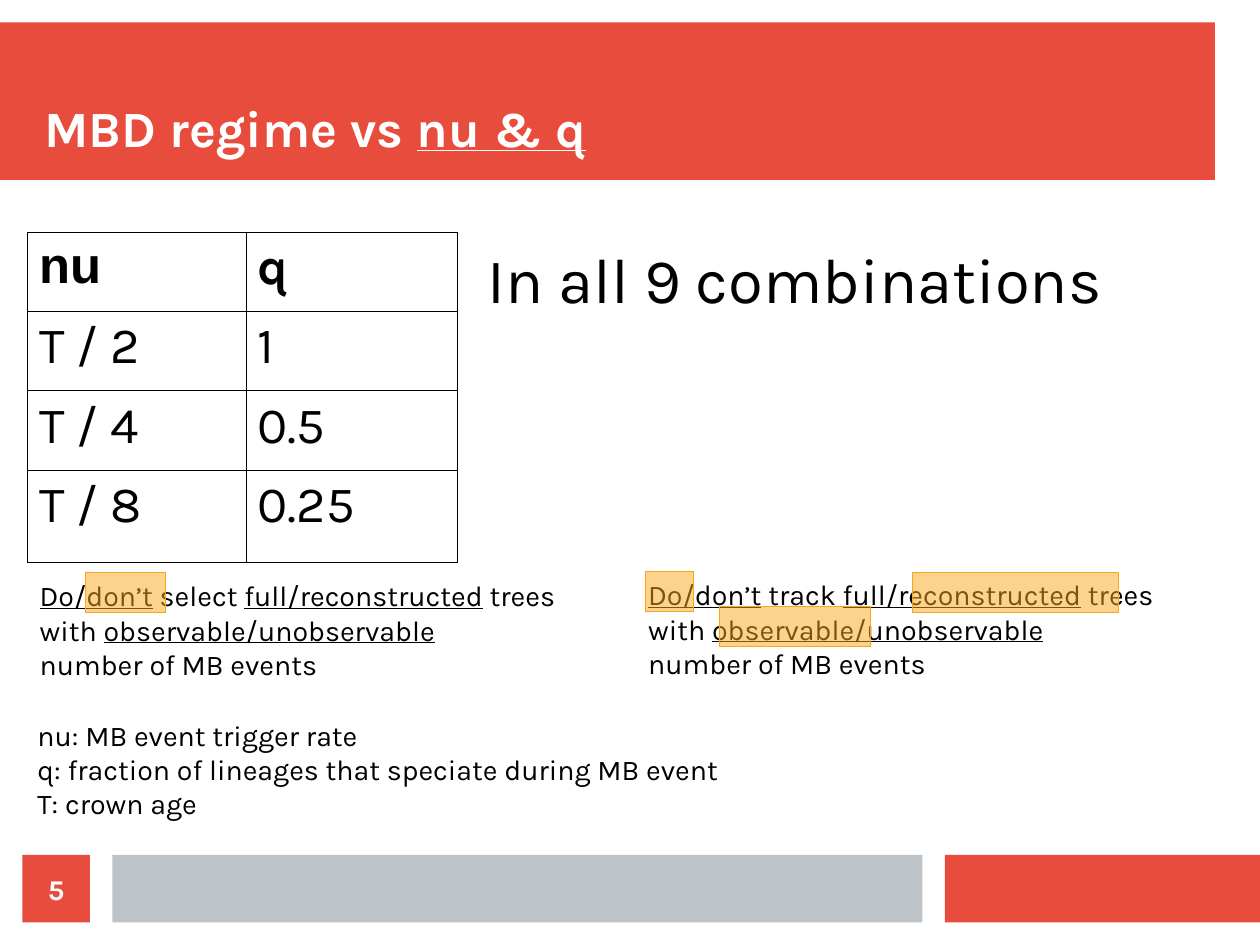
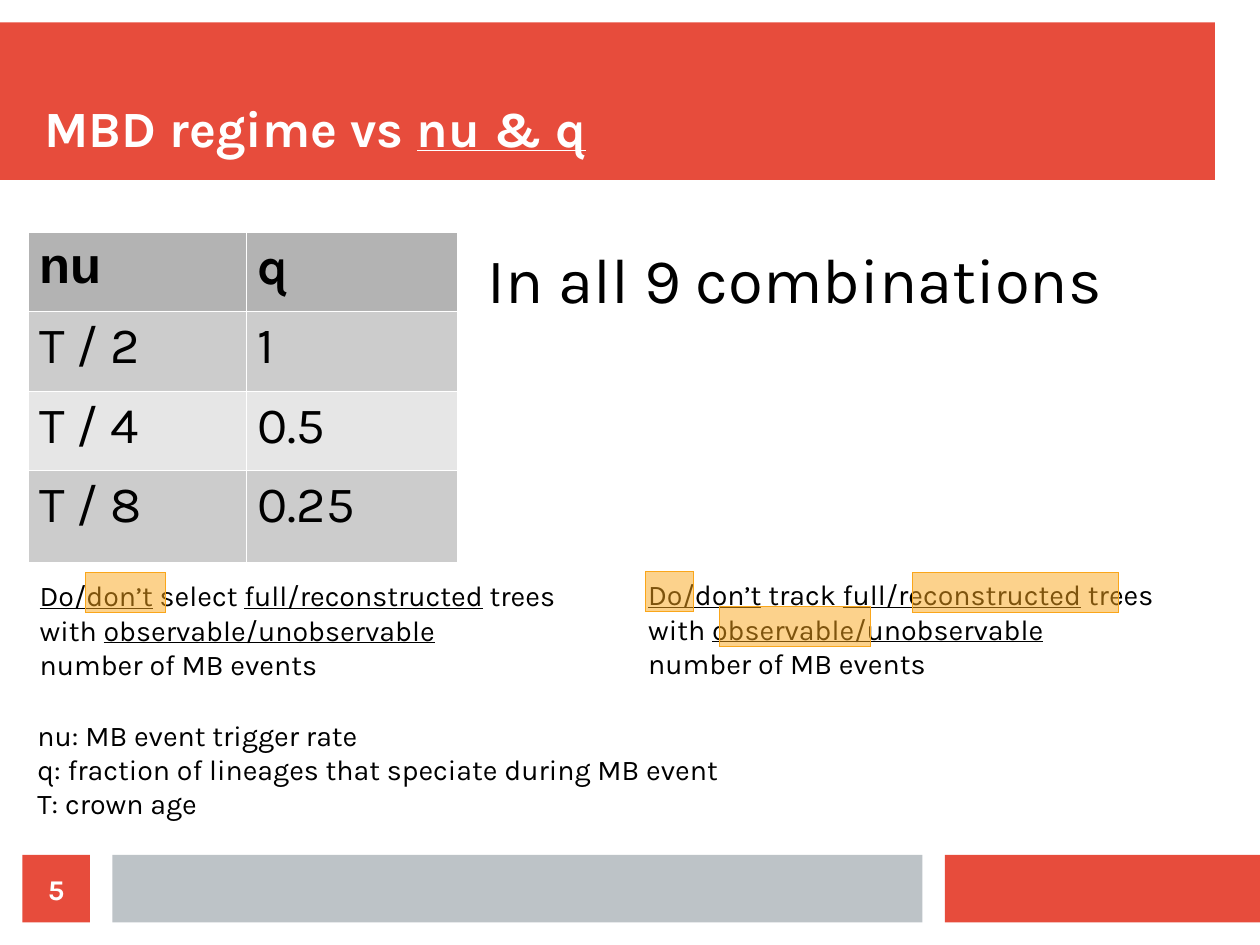
Before and after one commit to richelbilderbeek/razzo, a slide deck: slide 5 of doc/choices.odp. Drawn at 1260x945 pixels with LibreOffice and Linux fonts; fonts in the diff are those of the drawing. Boxes give left, top, right and bottom in pixels: in the first picture for what was removed or moved away, otherwise in the second. Text is boxed around its words. In the diff, an @@ line names an element or a change of style, - is before the commit and + after.

```diff
--- a/doc/choices.odp
+++ b/doc/choices.odp
@@ table at bbox=[27, 232, 456, 563] @@
@@ fill none to #B3B3B3 in row 1 @@
@@ fill none to #CCCCCC in 4 cells @@
@@ fill none to #E6E6E6 in row 3 @@
@@ borders changed @@
```
Also in this commit, not shown: 3 other slides changed, 2 slides added, 1 slide removed.
